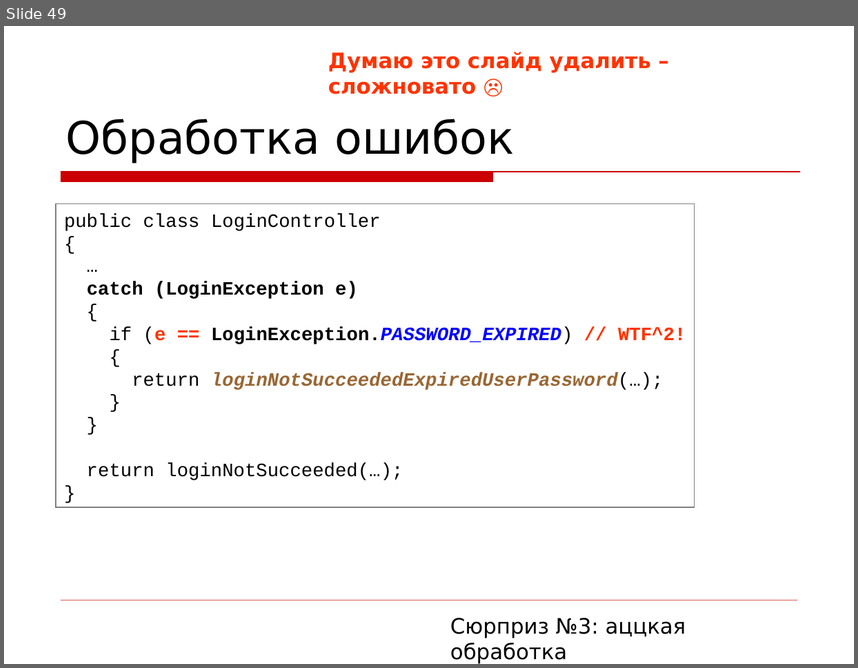
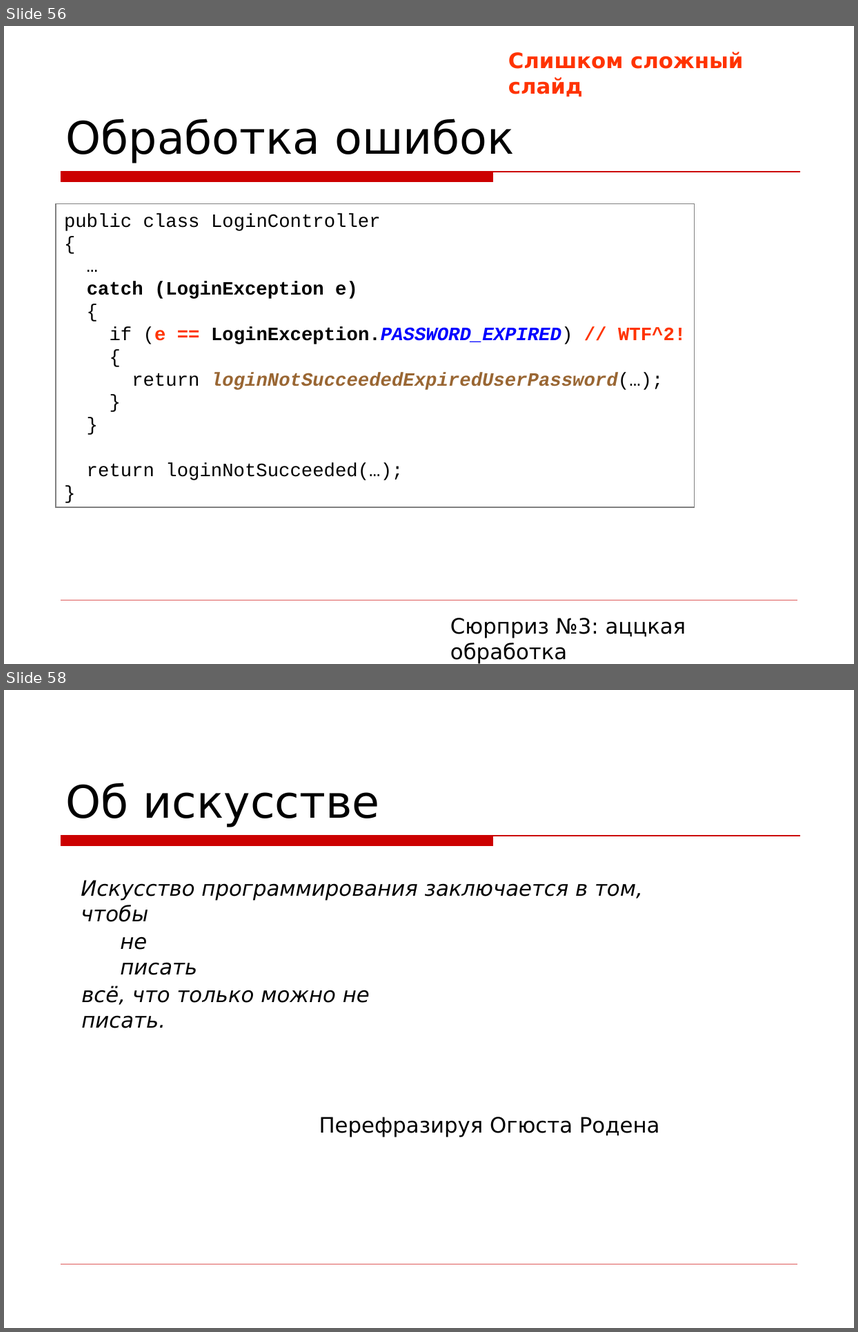
Before and after one commit to asolntsev/presentations, a slide deck: wtf-code/WTF_code.devclub.ru.ppt. Shown one above the other, each under a label of ours: slide 49 before the commit, slides 56 and 58 after it; the slides between them are not shown. The pictures are 858x668 and 858x1332 pixels, drawn with LibreOffice and Linux fonts; fonts in the diff are those of the drawing; background and template pictures are left out. Boxes give left, top, right and bottom in pixels: in the first picture for what was removed or moved away, otherwise in the second. Text is boxed around its words. In the diff, an @@ line names an element or a change of style, - is before the commit and + after.

```diff
--- a/wtf-code/WTF_code.devclub.ru.ppt
+++ b/wtf-code/WTF_code.devclub.ru.ppt
@@ slide 58 added at (4,690,854,1328), background picture (left out); not listed: 2 template elements that a slide beside it also shows @@
@@ title added at (65,782,379,827), 38 pt, text #000000 @@
+Об искусстве
@@ text added at (81,880,643,922), 18 pt, text #000000, italic @@
+Искусство программирования заключается в том, чтобы
@@ text added at (120,936,197,975), 18 pt, text #000000, italic @@
+не писать
@@ text added at (81,985,370,1028), 18 pt, text #000000, italic @@
+всё, что только можно не писать.
@@ text added at (319,1116,660,1137), 18 pt, text #000000 @@
+Перефразируя Огюста Родена
@@ what was slide 49 is now slide 56 @@
@@ slide 56 changed as well @@
@@ text removed at (328,52,651,94) @@
-Думаю это слайд удалить – сложновато ☹
@@ text added at (508,52,743,97), 18 pt, text #FF3300, bold @@
+Слишком сложный слайд
```
Also in this commit, not shown: 2 other slides changed, 9 other slides added, 1 slide removed.
